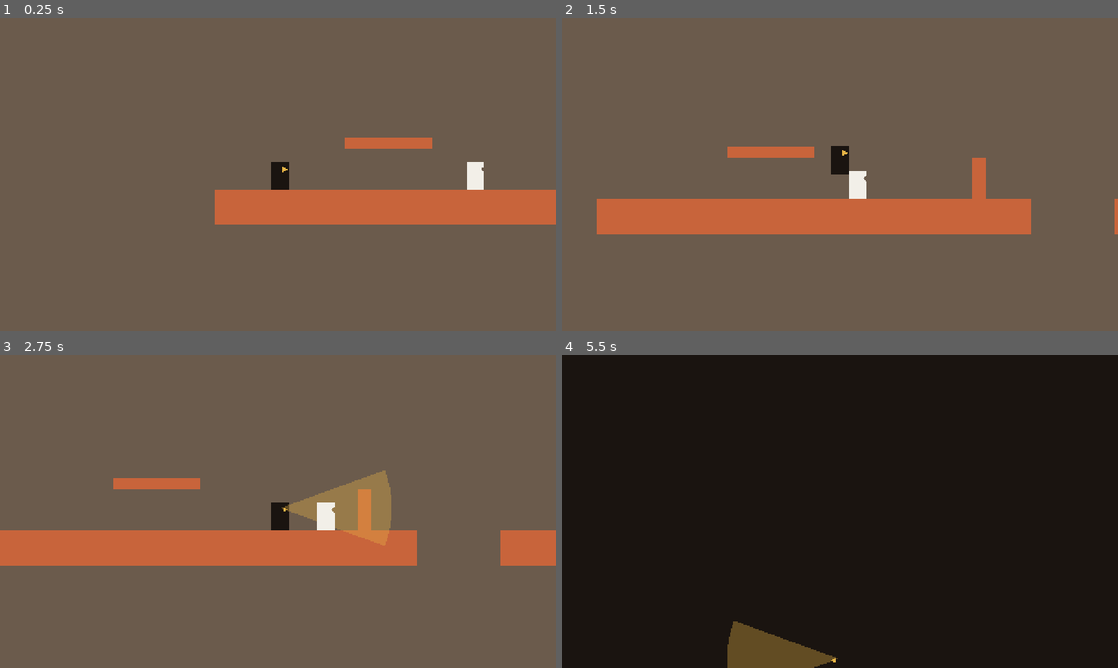
Above: before the commit, frames 1-4 (two rows, left to right).
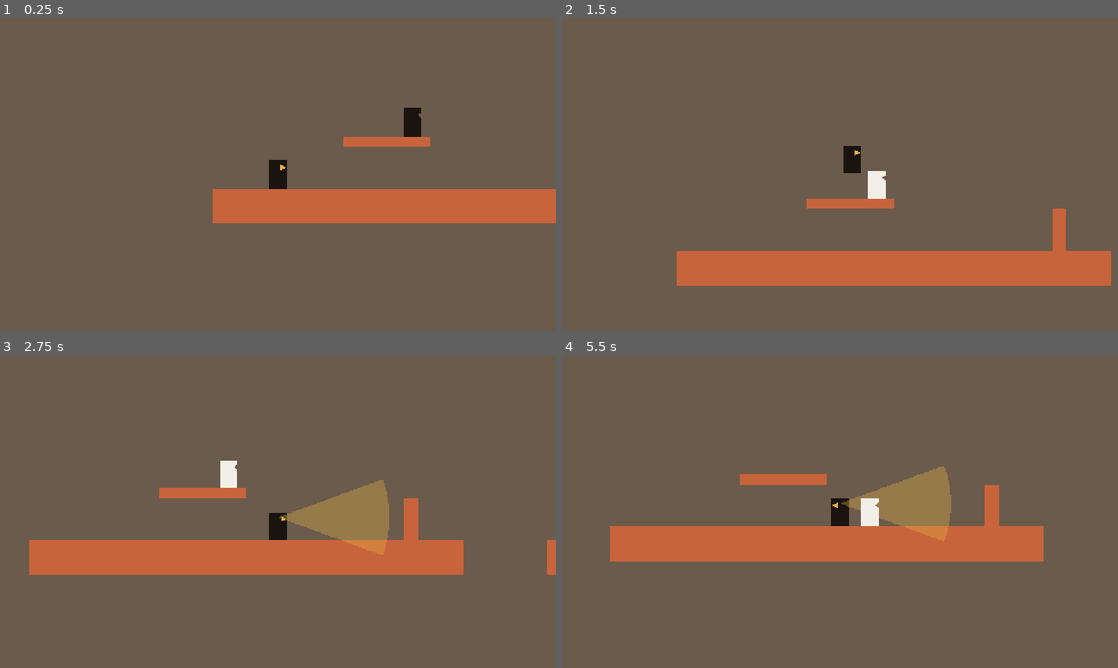
Above: after the commit, the same moments.

Repository: sphilius/medusas-price
Game: Godot game, scene res://tools/sim_statue.tscn
The game is run twice, just before and just after one commit, with the same random seed, the same clock (stepped at 60 frames per second) and the same inputs. This scene is started directly instead of the project's main scene.
Inputs:
- Up to frame 1 (0.25 s): no input
- Up to frame 2 (1.5 s): hold K (gaze) 0.53-1.28 s; hold D (move_right) from 0.53 s (still down); tap Space (jump) at 0.77, 0.8, 1.07, 1.35 s
- Up to frame 3 (2.75 s): tap Space (jump) at 1.52, 1.82, 2.3 s; tap K (gaze) at 1.55 s; release D (move_right) at 2.03 s; hold A (move_left) from 2.03 s (still down); hold K (gaze) from 2.03 s (still down)
- Up to frame 4 (5.5 s): release A (move_left) at 2.78 s; release K (gaze) at 2.78 s; hold D (move_right) 2.78-4.28 s; tap K (gaze) at 2.85, 4.35 s; tap Space (jump) at 3.02, 3.32, 3.6, 3.77, 4.07, 4.52, 4.82, 5.3 s; hold A (move_left) 4.28-5.03 s; hold D (move_right) from 5.03 s (still down); hold K (gaze) from 5.03 s (still down)

The runs differ from the first frame. In frame 1, 1.3% of the frame differs, in the area x 38-100%, y 28-66%; in frame 2, 19%; in frame 3, 9.9%; in frame 4, 100%, in the area x 0-100%, y 0-100%.

Commit message:
Add a stationary dummy on PlatformA for freeze-and-push-off testing
Co-Authored-By: Claude Opus 5.5 <noreply@anthropic.com>

Diff:
--- a/scenes/test_room.tscn
+++ b/scenes/test_room.tscn
@@ -76,6 +76,10 @@
 [node name="DummyEnemy" parent="." instance=ExtResource("3_dummy")]
 position = Vector2(600, 568)
 
+[node name="PlatformDummy" parent="." instance=ExtResource("3_dummy")]
+position = Vector2(460, 448)
+stationary = true
+
 [node name="Player" parent="." instance=ExtResource("1_player")]
 position = Vector2(150, 568)
 
--- a/scripts/dummy_enemy.gd
+++ b/scripts/dummy_enemy.gd
@@ -1,8 +1,12 @@
 ## dummy_enemy.gd (root script of scenes/dummy_enemy.tscn)
 ## Purpose: a test target for the gaze. A black block that patrols around its
 ## spawn point and jumps every few seconds, so it can be frozen on the ground or
-## mid-air and then stood on.
+## mid-air and then stood on. With `stationary` on it just stands still (gravity
+## only), e.g. on a ledge to freeze and push off.
 extends Enemy
+
+## Stand still: no patrol, no jumping.
+@export var stationary: bool = false
 
 ## Patrol center (spawn x).
 var _home_x: float = 0.0
@@ -15,12 +19,16 @@
 	_home_x = position.x
 	_jump_timer.wait_time = Balance.DUMMY_JUMP_INTERVAL
 	_jump_timer.timeout.connect(_on_jump_timer_timeout)
-	_jump_timer.start()
+	if not stationary:
+		_jump_timer.start()
 
 
 func _physics_process(delta: float) -> void:
 	if not is_on_floor():
 		velocity.y += Balance.ENEMY_GRAVITY * delta
+	if stationary:
+		move_and_slide()
+		return
 
 	# Turn around at a wall (face away from it) or at either end of the patrol.
 	var limit: float = Balance.DUMMY_PATROL_BL * Balance.BL
--- a/tools/sim_gaze.gd
+++ b/tools/sim_gaze.gd
@@ -17,7 +17,9 @@
 	_room = load("res://scenes/test_room.tscn").instantiate()
 	add_child(_room)
 	_player = _room.get_node("Player")
-	_room.get_node("DummyEnemy").queue_free()  # tests use their own dummies
+	for child in _room.get_children():  # tests use their own dummies
+		if child is Enemy:
+			child.queue_free()
 	Events.petrified.connect(func(t, f, fl, p): _petrified_log.append([t, f, fl, p]))
 	await _frames(10)
 
--- a/tools/sim_statue.gd
+++ b/tools/sim_statue.gd
@@ -1,8 +1,9 @@
 ## sim_statue.gd - dev-only headless check (scene: tools/sim_statue.tscn).
 ## Petrifies fresh dummies in the test room, then pushes the statues and prints
-## PASS/FAIL: push delay, slide speed and stop on release, stop at a wall (one
-## thud), push off a platform edge and land, and a mid-air statue that hangs
-## until pushed and then falls.
+## PASS/FAIL: the test room's PlatformDummy can be frozen from the platform and
+## pushed off it, push delay, slide speed and stop on release, stop at a wall
+## (one thud), push off a platform edge and land, and a mid-air statue that
+## hangs until pushed and then falls.
 extends Node
 
 const DUMMY: PackedScene = preload("res://scenes/dummy_enemy.tscn")
@@ -22,10 +23,11 @@
 	_room = load("res://scenes/test_room.tscn").instantiate()
 	add_child(_room)
 	_player = _room.get_node("Player")
-	_room.get_node("DummyEnemy").queue_free()
+	_room.get_node("DummyEnemy").queue_free()  # the patrolling one would wander into tests
 	Events.statue_thud.connect(func(p, landed): _thuds.append([p, landed]))
 	await _frames(10)
 
+	await _test_platform_dummy_scene()
 	await _test_ground_push()
 	await _test_wall_stop()
 	await _test_platform_edge_fall()
@@ -33,6 +35,28 @@
 
 	print("sim_statue: %s" % ("ALL PASS" if _failures == 0 else "%d FAILED" % _failures))
 	get_tree().quit(_failures)
+
+
+## The room's own PlatformDummy: gaze it from the platform, push it off, hear it land.
+func _test_platform_dummy_scene() -> void:
+	var dummy: Enemy = _room.get_node("PlatformDummy")
+	var start: Vector2 = dummy.position
+	await _frames(30)
+	_check("platform dummy stands still", dummy.position.distance_to(start) < 1.0)
+	_place_player(Vector2(360, PLATFORM_Y))
+	Input.action_press("gaze")
+	await _frames(40)
+	Input.action_release("gaze")
+	_check("platform dummy petrified from the platform", not is_instance_valid(dummy))
+	var statue: Statue = get_tree().get_nodes_in_group(&"statues").back() as Statue
+	_thuds.clear()
+	Input.action_press("move_right")
+	await _frames(120)
+	Input.action_release("move_right")
+	await _frames(60)
+	_check("pushed off the platform, landed on the floor", statue.motion == Statue.Motion.STILL 			and absf(statue.position.y - FLOOR_Y) < 1.0)
+	_check("landing thud played", not _thuds.is_empty() and _thuds.back()[1] == true)
+	await _free(statue)
 
 
 ## No slide before the delay, about 96 px/s after it, stops (with a thud) on release.
